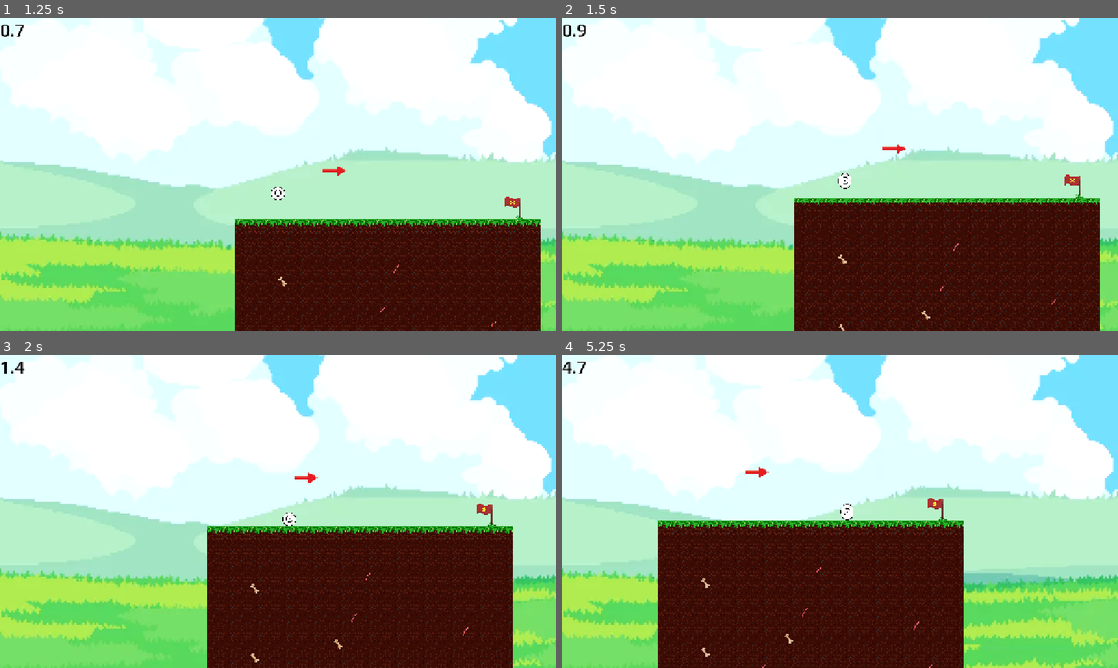
Above: before the commit, frames 1-4 (two rows, left to right).
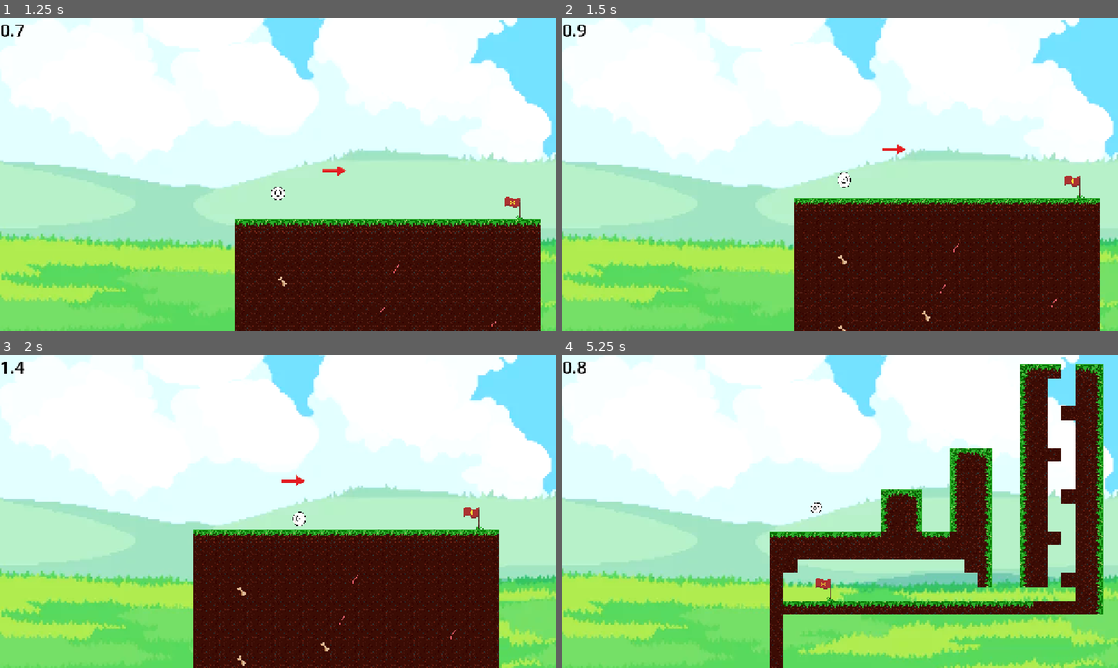
Above: after the commit, the same moments.

Repository: SebastianFiser/hc-haven-bounce-back
Game: Godot game, scene res://scenes/main.tscn
The game is run twice, just before and just after one commit, with the same random seed, the same clock (stepped at 60 frames per second) and the same inputs.
Inputs (mouse positions are in pixels of both pictures, inside the frame that each line leads up to):
- Up to frame 1 (1.25 s): click (411, 161) at 0.5 s
- Up to frame 2 (1.5 s): hold D (move_right) from 1.28 s (still down); tap W (jump) at 1.35 s
- Up to frame 3 (2 s): keep holding D (move_right); tap W (jump) at 1.52, 1.82 s
- Up to frame 4 (5.25 s): tap W (jump) at 2.1, 2.27, 2.57, 2.85, 3.6, 3.77, 4.07, 4.35, 4.52, 4.82, 5.1 s; release D (move_right) at 2.78 s; hold A (move_left) 2.78-3.53 s; hold D (move_right) 3.53-5.03 s; hold A (move_left) from 5.03 s (still down)

Frame 1 is identical in both runs. In frame 2, 2.2% of the frame differs, in the area x 41-97%, y 40-100%; in frame 3, 6.2%; in frame 4, 35%, in the area x 0-98%, y 2-100%.

Commit message:
something

Diff:
--- a/scenes/player.tscn
+++ b/scenes/player.tscn
@@ -117,11 +117,18 @@
 
 [node name="CharacterBody2D" type="CharacterBody2D" unique_id=249291869 groups=["player"]]
 script = ExtResource("1_qhqgy")
+speed = 600.0
+acceleration = 1300.0
+friction = 600.0
+jump_velocity = -600.0
+bounciness = 0.8
+min_bounce_speed = 500.0
 
 [node name="CollisionShape2D" type="CollisionShape2D" parent="." unique_id=889098084]
 shape = SubResource("CircleShape2D_fbbwq")
 
 [node name="Camera2D" type="Camera2D" parent="." unique_id=20889261]
+scale = Vector2(2, 2)
 zoom = Vector2(0.5, 0.5)
 position_smoothing_enabled = true
 
Not shown, added: matejovo slozka/digamant.png.import
Not shown, added: matejovo slozka/emerald.png.import
Not shown, added: matejovo slozka/howno kdyz malo pijes.png.import
Not shown, added: matejovo slozka/sebovo pero (2cm).png.import
